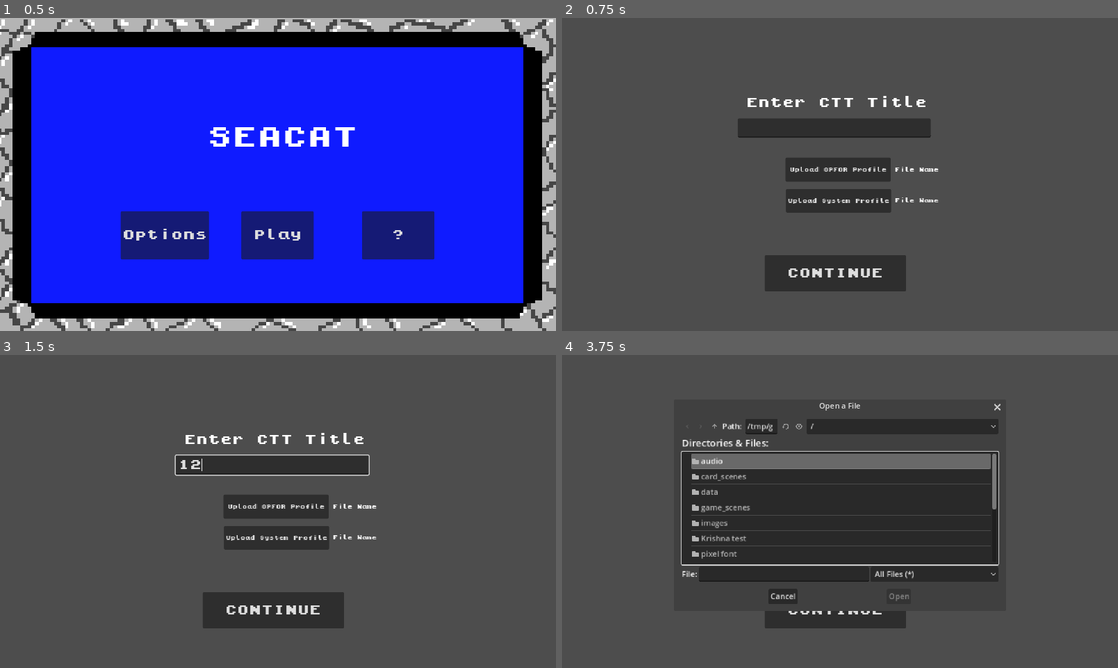
Above: before the commit, frames 1-4 (two rows, left to right).
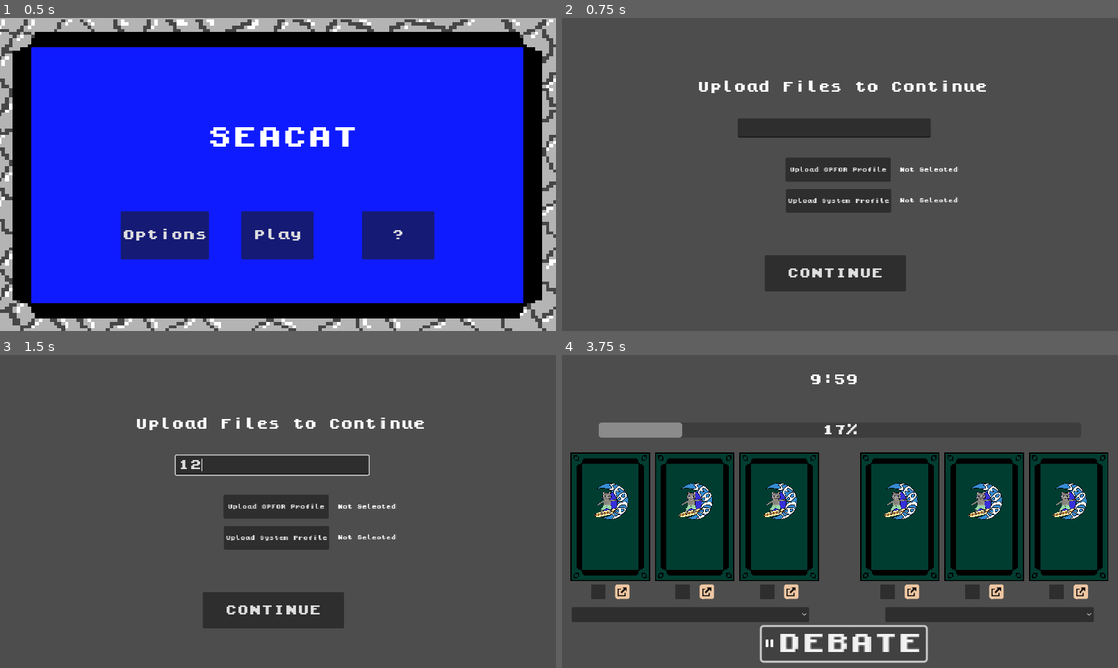
Above: after the commit, the same moments.

Repository: phan-andrew/demo3
Game: Godot game, scene res://game_scenes/start_screen/start_screen.tscn
The game is run twice, just before and just after one commit, with the same random seed, the same clock (stepped at 60 frames per second) and the same inputs.
Inputs (mouse positions are in pixels of both pictures, inside the frame that each line leads up to):
- Up to frame 1 (0.5 s): no input
- Up to frame 2 (0.75 s): click "Play" at 0.5 s
- Up to frame 3 (1.5 s): click (272, 464) at 1.27 s; type "12" at 1.35 s
- Up to frame 4 (3.75 s): click "CONTINUE" at 2 s; click (834, 611) at 2.75 s, where only the run before the commit has a clickable "CONTINUE"; click "Upload OPFOR Profile" (after the commit: "DEBATE") at 3.5 s

Frame 1 is identical in both runs. In frame 2, 1.2% of the frame differs, in the area x 24-77%, y 20-59%; in frame 3, 1.2%; in frame 4, 47%, in the area x 1-99%, y 6-99%.

Commit message:
prompt minor changes

Diff:
--- a/game_scenes/prompts_screen/starting_prompts.gd
+++ b/game_scenes/prompts_screen/starting_prompts.gd
@@ -6,8 +6,8 @@
 @onready var file_dialog2 = $FileDialog2
 @onready var alabel = $attackfilelabel
 @onready var dlabel = $defendfilelabel
-var attackfile = false;
-var defendfile = false;
+var attackfile = true;
+var defendfile = true;
 
 # Called when the node enters the scene tree for the first time.
 func _ready():
@@ -15,8 +15,8 @@
 	defend_button.connect("pressed", Callable(self, "_on_defend_button_pressed"))
 	file_dialog.connect("file_selected", Callable(self, "_on_attack_file_selected"))
 	file_dialog2.connect("file_selected", Callable(self, "_on_defend_file_selected"))
-	alabel.text = "File Name"
-	dlabel.text = "File Name"
+	alabel.text = "Not Selected"
+	dlabel.text = "Not Selected"
 
 # Called every frame. 'delta' is the elapsed time since the previous frame.
 func _process(delta):
--- a/game_scenes/prompts_screen/starting_prompts.tscn
+++ b/game_scenes/prompts_screen/starting_prompts.tscn
@@ -8,12 +8,13 @@
 script = ExtResource("1_jomlb")
 
 [node name="Label" type="Label" parent="."]
-offset_left = 381.0
-offset_top = 162.0
-offset_right = 951.0
-offset_bottom = 221.0
+offset_left = 281.0
+offset_top = 130.0
+offset_right = 881.0
+offset_bottom = 189.0
 theme = ExtResource("1_2nmyf")
-text = "Enter CTT Title"
+text = "Upload Files to Continue"
+horizontal_alignment = 1
 
 [node name="LineEdit" type="LineEdit" parent="."]
 offset_left = 364.0
@@ -63,17 +64,17 @@
 text = "CONTINUE"
 
 [node name="attackfilelabel" type="Label" parent="."]
-offset_left = 690.0
+offset_left = 700.0
 offset_top = 289.0
-offset_right = 894.0
+offset_right = 904.0
 offset_bottom = 339.0
 theme = ExtResource("3_mx321")
 vertical_alignment = 1
 
 [node name="defendfilelabel" type="Label" parent="."]
-offset_left = 690.0
+offset_left = 700.0
 offset_top = 353.0
-offset_right = 893.0
+offset_right = 903.0
 offset_bottom = 403.0
 theme = ExtResource("3_mx321")
 vertical_alignment = 1
